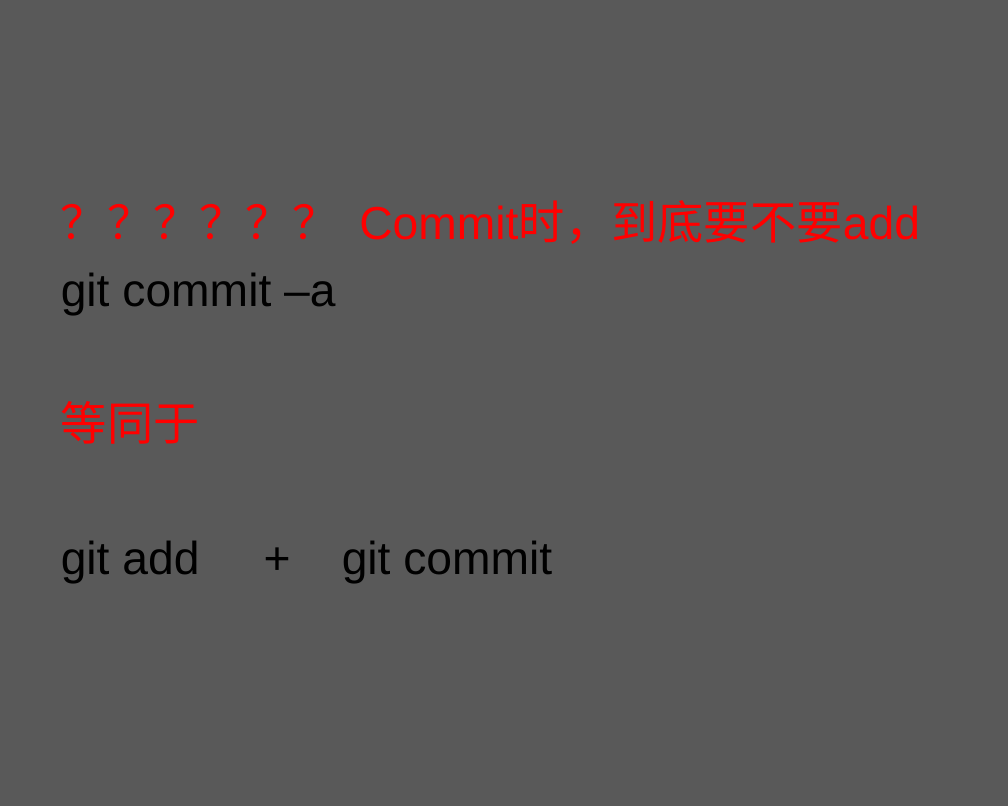
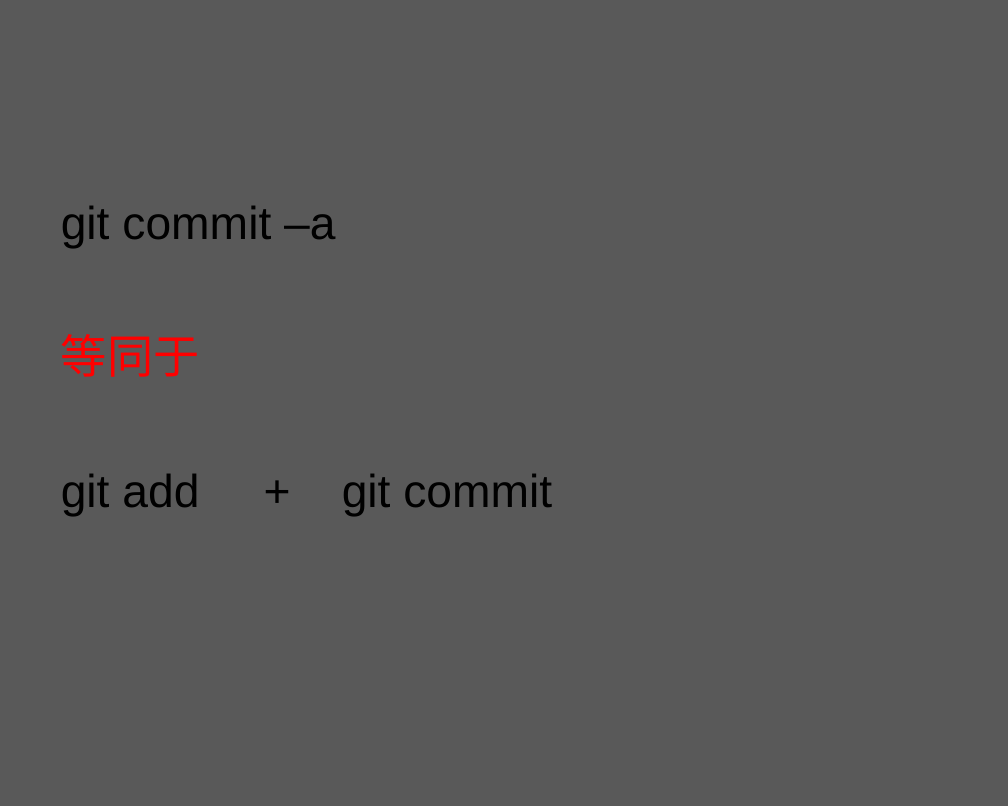
Before and after one commit to zhuxiaosheng/code, a slide deck: slide 45 of git.ppt (slide 44 before the commit). Drawn at 1008x806 pixels with LibreOffice and Linux fonts; fonts in the diff are those of the drawing; background and template pictures are left out. Boxes give left, top, right and bottom in pixels: in the first picture for what was removed or moved away, otherwise in the second. Text is boxed around its words. In the diff, an @@ line names an element or a change of style, - is before the commit and + after.

Commit message:
mac git

```diff
--- a/git.ppt
+++ b/git.ppt
@@ text at [359,203,920,244]: paragraph removed @@
-？？？？？？ Commit时，到底要不要add
```
Also in this commit, not shown: 2 slides added.
